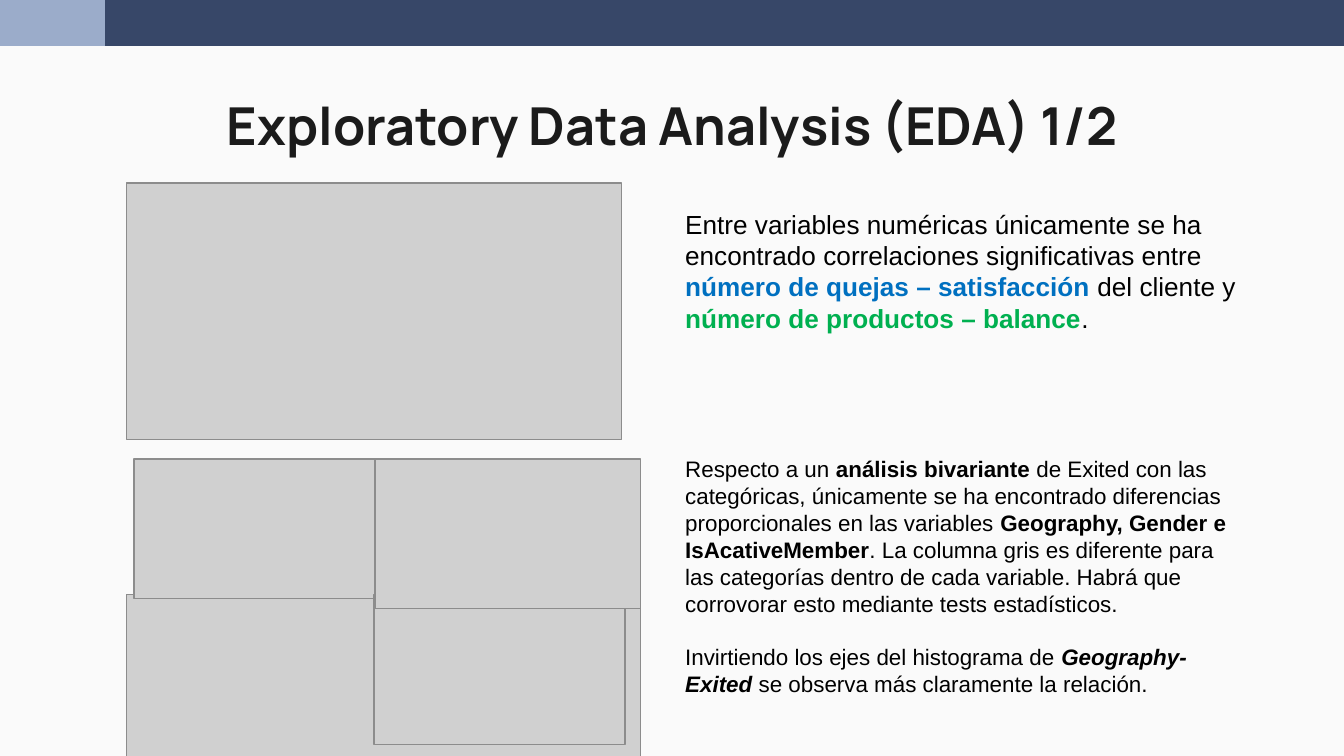
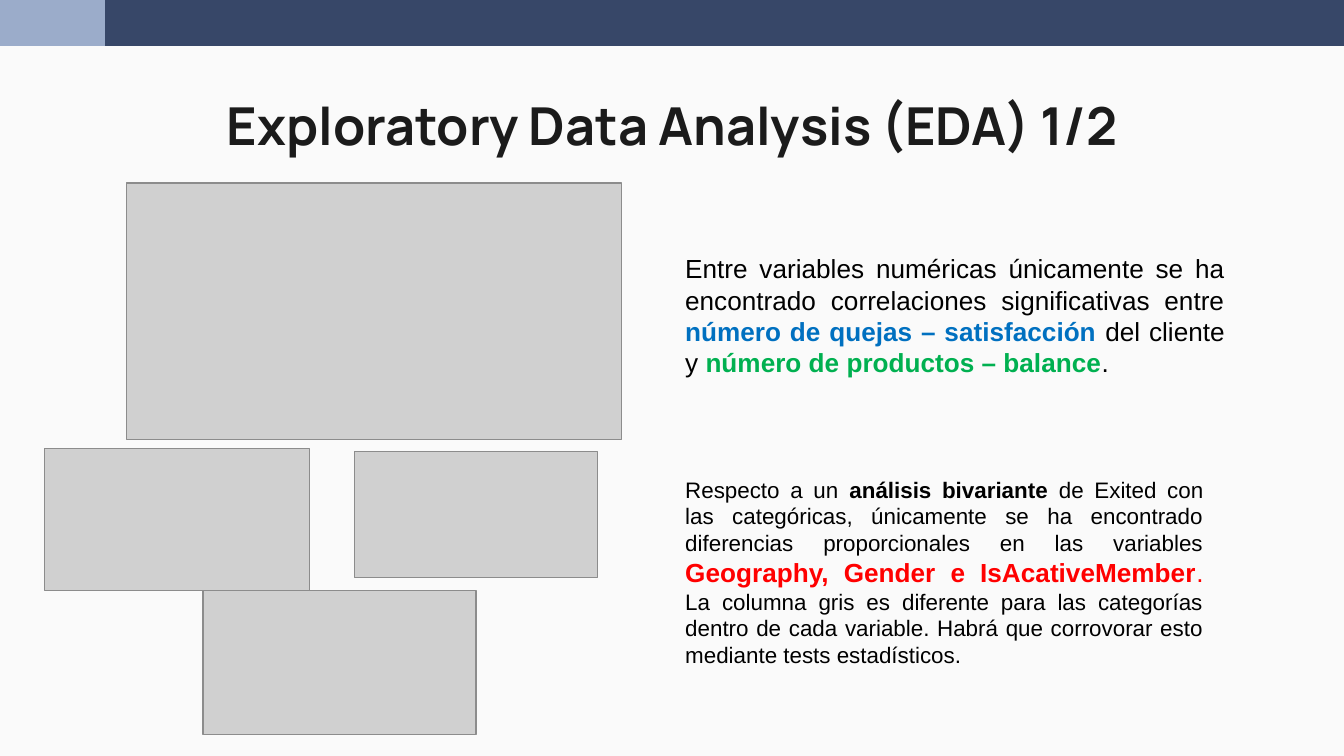
Before and after one commit to wen2111/Mineria, a slide deck: slide 5 of Entrega_1/00 - REPORTE/REPORTE.pptx. Drawn at 1344x756 pixels with LibreOffice and Linux fonts; fonts in the diff are those of the drawing; grey boxes stand for pictures. Boxes give left, top, right and bottom in pixels: in the first picture for what was removed or moved away, otherwise in the second. Text is boxed around its words. In the diff, an @@ line names an element or a change of style, - is before the commit and + after.

```diff
--- a/Entrega_1/00 - REPORTE/REPORTE.pptx
+++ b/Entrega_1/00 - REPORTE/REPORTE.pptx
@@ text "Entre variables numéricas únicamente se ...": place and size @@
-text "Entre variables numéricas únicamente se ..." at [685,214,1235,334]
+text "Entre variables numéricas únicamente se ..." at [685,258,1225,378]
@@ text "Entre variables numéricas únicamente se ..." at [685,258,1225,378]: alignment left to justified @@
@@ picture added at [44,449,309,590] @@
@@ picture removed at [134,458,383,598] @@
@@ picture: place and size @@
-picture at [375,458,640,607]
+picture at [355,452,598,578]
@@ text "Respecto a un análisis bivariante ...": place and size @@
-text "Respecto a un análisis bivariante ..." at [685,460,1226,693]
+text "Respecto a un análisis bivariante ..." at [685,481,1203,664]
@@ text "Respecto a un análisis bivariante ..." at [685,481,1203,664]: size 12 to 14 pt, text colour #000000 to #FF0000 in "Geography, Gender e IsAcativeMember."; alignment left to justified @@
@@ picture removed at [126,595,640,756] @@
@@ picture added at [203,590,476,734] @@
@@ picture removed at [374,595,625,746] @@
@@ text at [685,648,1186,693]: paragraph removed @@
-Invirtiendo los ejes del histograma de Geography-Exited se observa más claramente la relación.
```
Also in this commit, not shown: 9 other slides changed, 1 slide added, 2 slides removed, 4 other files.
